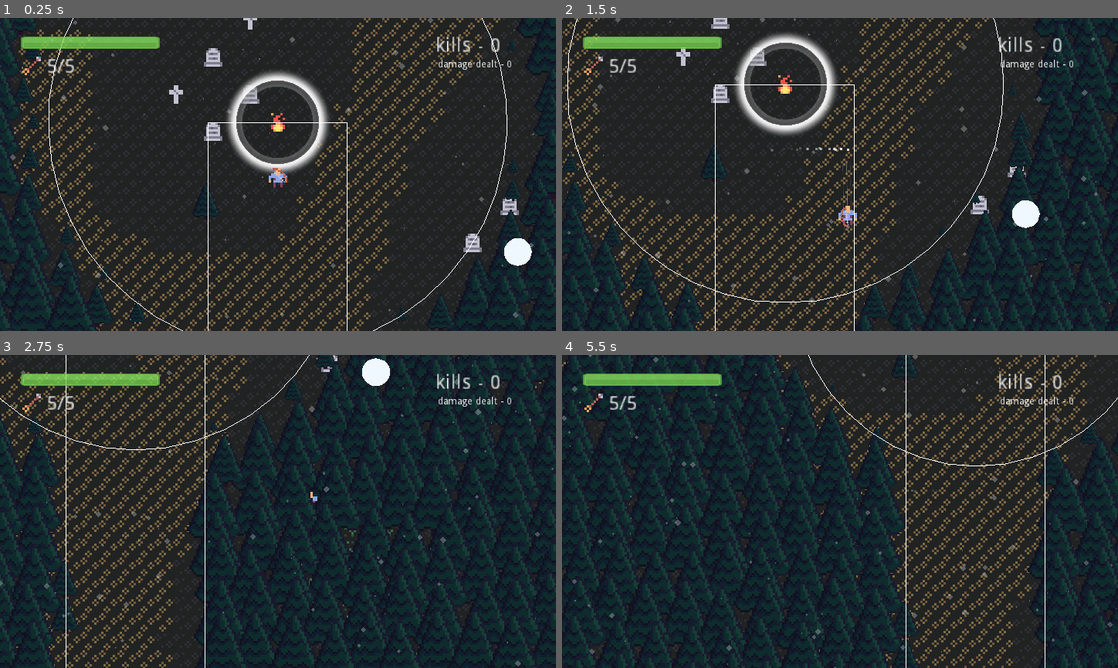
Above: before the commit, frames 1-4 (two rows, left to right).
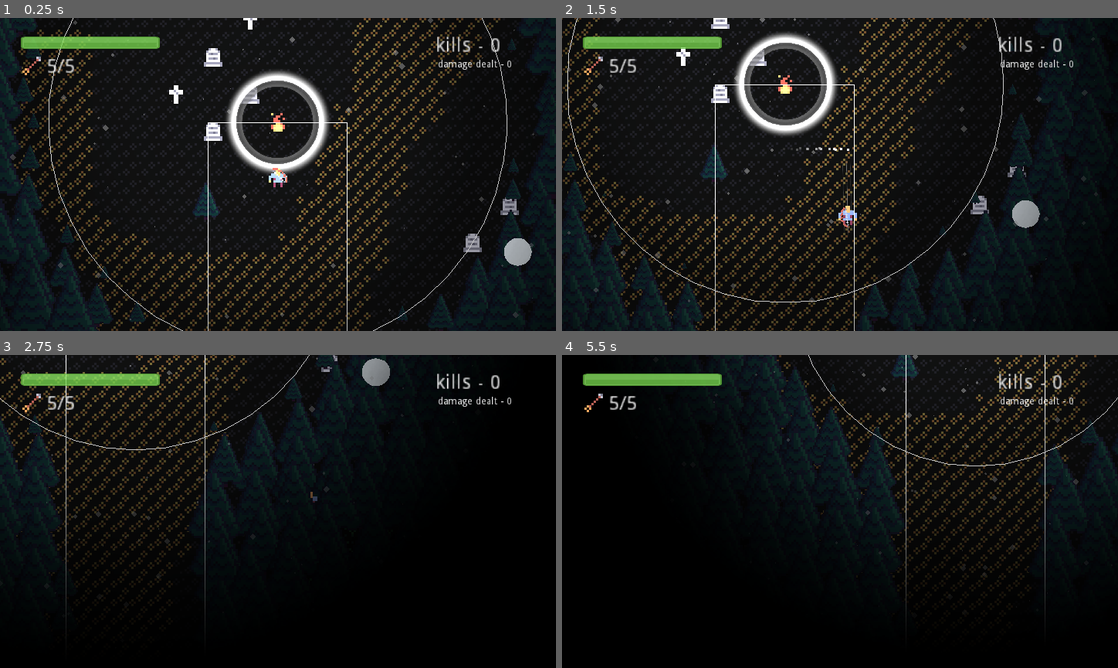
Above: after the commit, the same moments.

Repository: Ariorick/ArcherGame
Game: Godot game, scene res://src/Main.tscn
Two runs of this game, one before a commit and one after it. Both use one fixed random seed, a clock stepped at 60 frames per second and the inputs below.
Inputs (mouse positions are in pixels of both pictures, inside the frame that each line leads up to):
- Up to frame 1 (0.25 s): no input
- Up to frame 2 (1.5 s): move the mouse to (962, 158) at 0.52 s; hold Right (right) 0.53-1.28 s; click (962, 158) at 0.6 s; move the mouse to (728, 190) at 1.27 s; hold Down (down) from 1.28 s (still down); tap Space (dash) at 1.35 s
- Up to frame 3 (2.75 s): move the mouse to (333, 442) at 2.02 s; release Down (down) at 2.03 s; hold Right (right) from 2.03 s (still down); right-click (333, 442) at 2.1 s
- Up to frame 4 (5.5 s): move the mouse to (812, 574) at 2.77 s; release Right (right) at 2.78 s; hold Up (up) 2.78-3.53 s; click (812, 574) at 2.85 s; move the mouse to (1006, 558) at 3.52 s; hold Left (left) 3.53-5.03 s; tap Space (dash) at 3.6 s; move the mouse to (673, 464) at 4.27 s; right-click (673, 464) at 4.35 s; move the mouse to (867, 511) at 5.02 s; hold Down (down) from 5.03 s (still down); click (867, 511) at 5.1 s

The runs differ from the first frame. In frame 1, 9.3% of the frame differs, in the area x 0-100%, y 0-100%; in frame 2, 19%; in frame 3, 73%; in frame 4, 69%.

Commit message:
addedd lights that actually look ok

Diff:
--- a/project.godot
+++ b/project.godot
@@ -202,7 +202,6 @@
 
 config/name="Experiment"
 run/main_scene="res://src/Main.tscn"
-boot_splash/bg_color=Color( 0.141176, 0.141176, 0.141176, 1 )
 config/icon="res://icon.png"
 
 [autoload]
@@ -328,5 +327,5 @@
 [rendering]
 
 quality/2d/use_pixel_snap=true
-environment/default_clear_color=Color( 0.133333, 0.137255, 0.137255, 1 )
+environment/default_clear_color=Color( 0, 0, 0, 1 )
 environment/default_environment="res://default_env.tres"
--- a/src/Level/CircleFire.gd
+++ b/src/Level/CircleFire.gd
@@ -1,12 +1,9 @@
 extends Node2D
 class_name CircleFire
 
-const TEXTURE_SCALE = 1.0
+const TEXTURE_SCALE = 0.5
 
 var circle: Circle setget set_circle
-
-func _process(delta):
-	$Light2D.rotation_degrees += 1
 
 
 func circle_updated():
--- a/src/Level/CircleFire.tscn
+++ b/src/Level/CircleFire.tscn
@@ -1,7 +1,7 @@
 [gd_scene load_steps=5 format=2]
 
 [ext_resource path="res://assets/Tiles/tile_0120.png" type="Texture" id=1]
-[ext_resource path="res://assets/Particles/light_01.png" type="Texture" id=2]
+[ext_resource path="res://assets/Particles/light.png" type="Texture" id=2]
 [ext_resource path="res://assets/Particles/circle_03.png" type="Texture" id=3]
 [ext_resource path="res://src/Level/CircleFire.gd" type="Script" id=4]
 
@@ -16,7 +16,6 @@
 texture = ExtResource( 3 )
 
 [node name="Light2D" type="Light2D" parent="."]
-enabled = false
 texture = ExtResource( 2 )
 energy = 1.2
 mode = 2
--- a/src/Main.tscn
+++ b/src/Main.tscn
@@ -14,3 +14,4 @@
 [node name="PlayerPosition" type="Node2D" parent="."]
 
 [node name="CanvasModulate" type="CanvasModulate" parent="."]
+color = Color( 0, 0, 0, 1 )
Binary file added: assets/Particles/light.png
Not shown, added: assets/Particles/light.png.import
Binary file added: assets/Particles/white_circle.png
Not shown, added: assets/Particles/white_circle.png.import
Not shown, changed: .DS_Store
Not shown, changed: assets/.DS_Store
